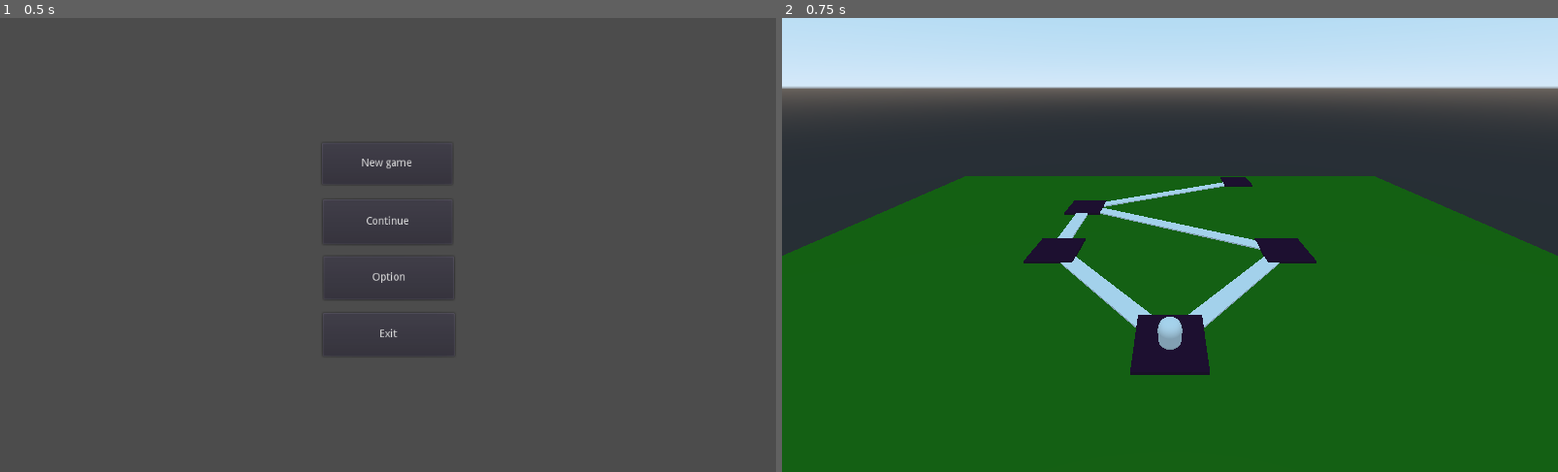
Above: before the commit, frames 1-2 (left to right).
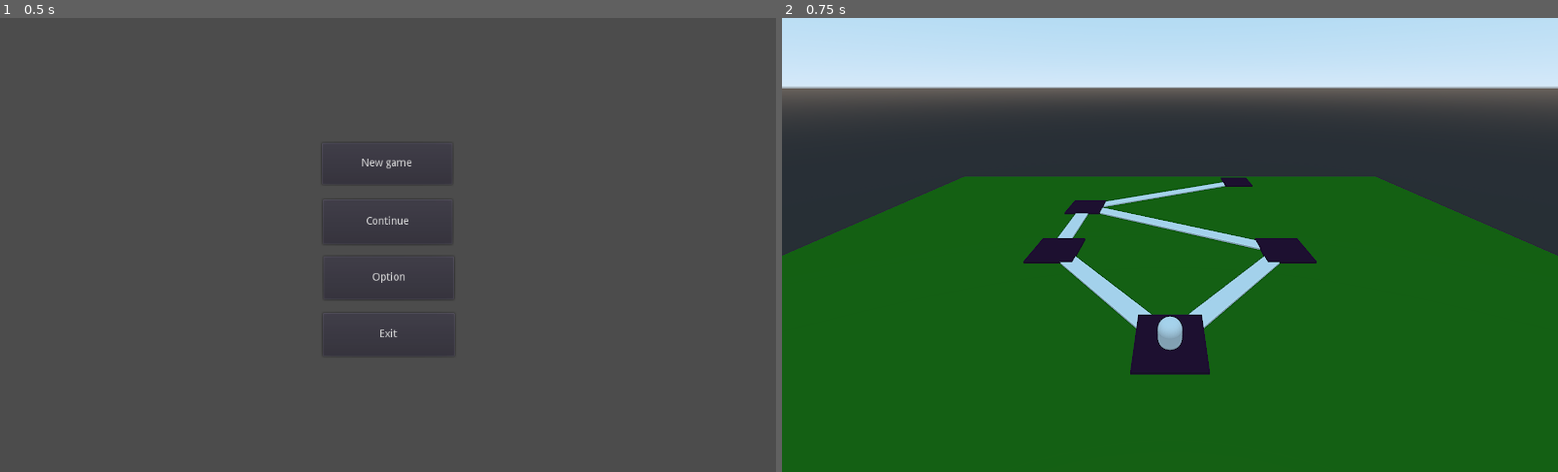
Above: after the commit, the same moments.

Repository: tpgame-spbstu/Tabletop-roguelike
Game: Godot game, scene res://main_menu.tscn
The game is run twice, just before and just after one commit, with the same random seed, the same clock (stepped at 60 frames per second) and the same inputs.
Inputs:
- Up to frame 1 (0.5 s): no input
- Up to frame 2 (0.75 s): click "New game" at 0.5 s

Frame 1 is identical in both runs. In frame 2, 0.4% of the frame differs, in the area x 1-100%, y 34-79%.

Commit message:
Изменил настройки проекта для получения более качественного изображения #94

Diff:
--- a/project.godot
+++ b/project.godot
@@ -46,10 +46,19 @@
 GameSettings="*res://game_settings.gd"
 SymbolManager="*res://Symbols/symbol_manager.gd"
 
+[global]
+
+font=false
+
 [physics]
 
 common/enable_pause_aware_picking=true
 
 [rendering]
 
+quality/filters/sharpen_intensity=0.498
+quality/filters/anisotropic_filter_level=8
+quality/subsurface_scattering/quality=2
+quality/voxel_cone_tracing/high_quality=true
+quality/filters/msaa=3
 environment/default_environment="res://default_env.tres"
